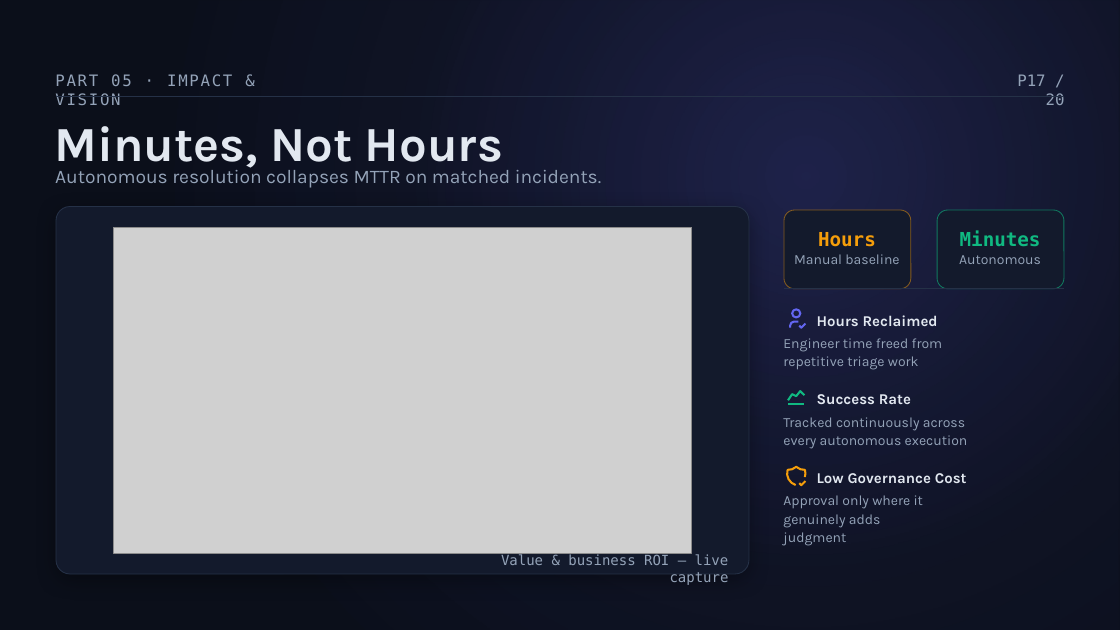
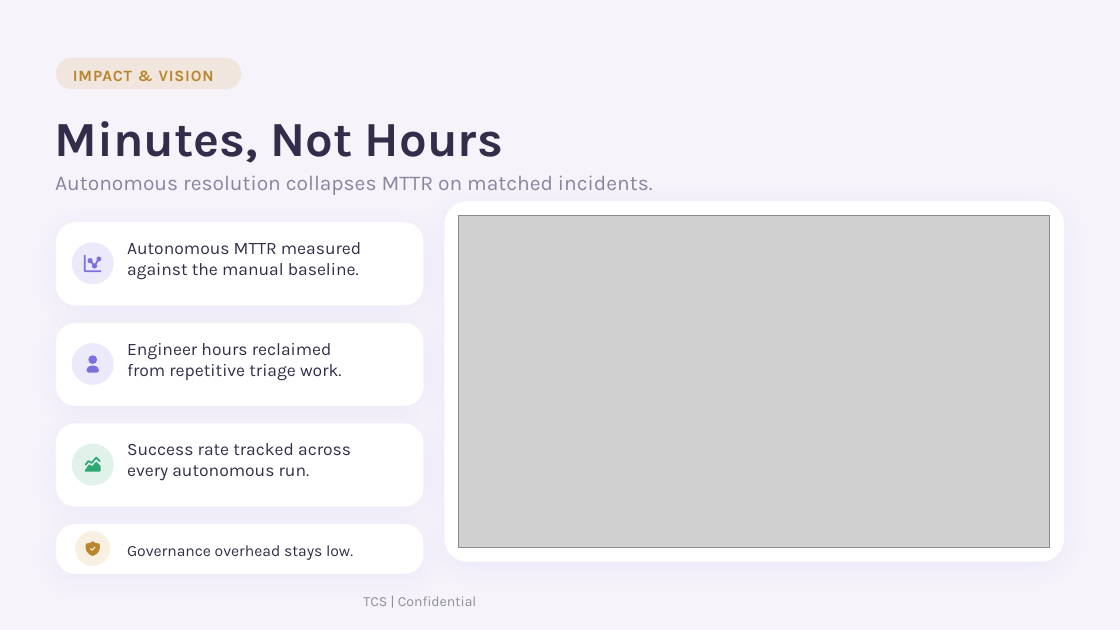
Before and after one commit to Venuvgp19/ITSM-Agentic, a slide deck: slide 18 of itsm_agentic_platform_20260904_004722.pptx (slide 17 before the commit). Drawn at 1120x630 pixels with LibreOffice and Linux fonts; fonts in the diff are those of the drawing; grey boxes stand for pictures. Boxes give left, top, right and bottom in pixels: in the first picture for what was removed or moved away, otherwise in the second. Text is boxed around its words. In the diff, an @@ line names an element or a change of style, - is before the commit and + after.

```diff
--- a/itsm_agentic_platform_20260904_004722.pptx
+++ b/itsm_agentic_platform_20260904_004722.pptx
@@ background #0B0F1A to #F6F3FB @@
@@ rectangle removed at (0, 0, 1120, 630) @@
@@ rounded rectangle added at (56, 58, 242, 90), fill #D9A441 at 16% opacity @@
@@ text at (73, 70, 214, 81): text changed; font DejaVu Sans Mono to Karla; text colour #94A3B8 to #B9862E; bold on @@
-PART 05 · IMPACT & VISION
+IMPACT & VISION
@@ text removed at (1017, 74, 1065, 105) @@
-P17 / 20
@@ text "Minutes, Not Hours" at (54, 121, 503, 163): text colour #E2E8F0 to #332D4A @@
@@ freeform shape removed at (56, 97, 1065, 97) @@
@@ text "Autonomous resolution collapses MTTR on ..." at (55, 175, 653, 195): size 16.5 to 18 pt, text colour #94A3B8 to #8A84A0 @@
@@ rounded rectangle removed at (56, 207, 749, 575) @@
@@ rounded rectangle added at (444, 202, 1065, 562), fill #FFFFFF @@
@@ picture: place and size @@
-picture at (113, 228, 692, 554)
+picture at (459, 215, 1050, 548)
@@ text at (127, 263, 359, 280): text changed; size 12 to 15 pt; text colour #94A3B8 to #332D4A @@
-Manual baseline
+against the manual baseline.
@@ group added at (56, 223, 424, 306): 2 freeform shapes, 1 rounded rectangle, 1 ellipse, 1 text @@
+Autonomous MTTR measured
@@ group removed at (784, 210, 1065, 290): 3 texts, 2 rounded rectangles, 1 freeform shape @@
-Hours
-Minutes
-Autonomous
@@ text at (127, 343, 332, 360): text changed; size 12.8 to 15 pt; text colour #E2E8F0 to #332D4A; bold off @@
-Hours Reclaimed
+Engineer hours reclaimed
@@ group added at (56, 323, 424, 406): 2 freeform shapes, 1 rounded rectangle, 1 ellipse @@
@@ text at (127, 364, 342, 381): text changed; size 12 to 15 pt; text colour #94A3B8 to #332D4A @@
-Engineer time freed from
-repetitive triage work
+from repetitive triage work.
@@ text at (127, 443, 351, 455): text changed; size 12.8 to 15 pt; text colour #E2E8F0 to #332D4A; bold off @@
-Success Rate
+Success rate tracked across
@@ group added at (56, 423, 424, 507): 2 freeform shapes, 1 rounded rectangle, 1 ellipse, 1 text @@
+every autonomous run.
@@ group removed at (783, 309, 968, 546): 7 freeform shapes, 3 texts @@
-Tracked continuously across
-every autonomous execution
-Low Governance Cost
-Approval only where it
-genuinely adds judgment
@@ group added at (56, 524, 424, 574): 1 rounded rectangle, 1 ellipse, 1 freeform shape, 1 text @@
+Governance overhead stays low.
@@ text removed at (501, 554, 729, 585) @@
-Value & business ROI — live capture
@@ text added at (363, 596, 477, 606), 12 pt, text #908F96 @@
+TCS | Confidential
```
Also in this commit, not shown: 14 other slides changed, 5 slides added, 5 slides removed.
